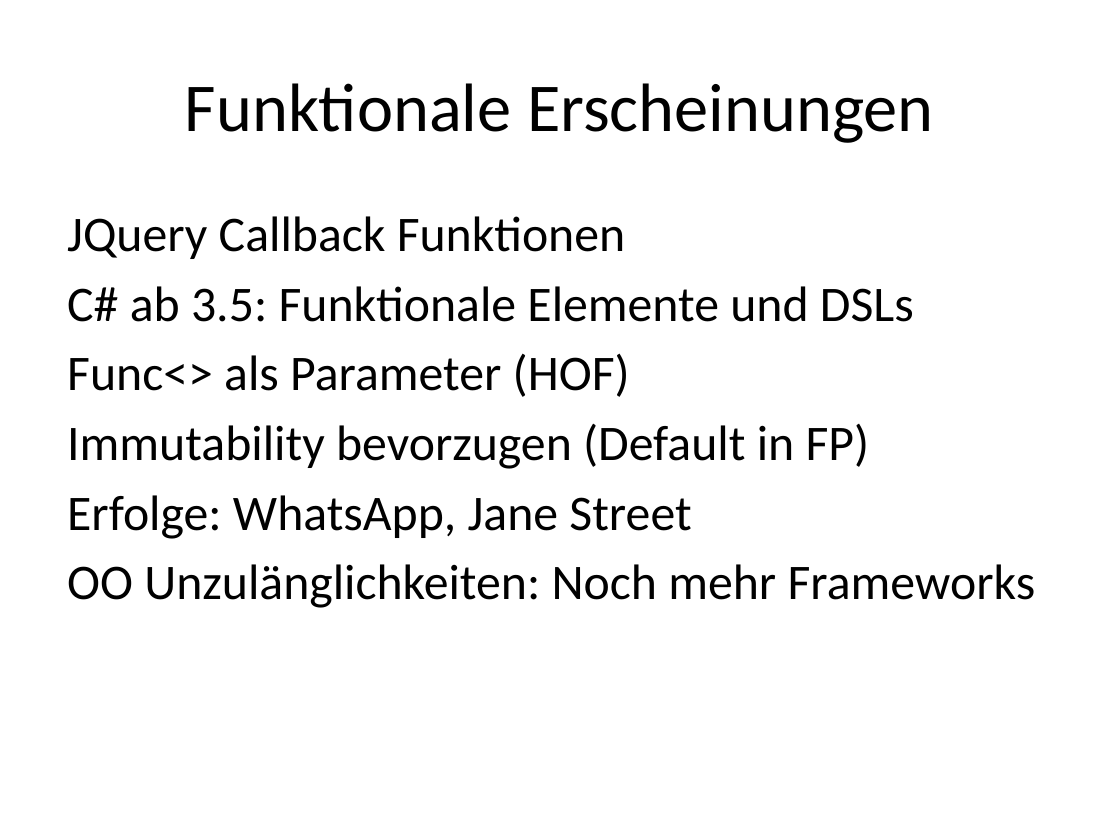
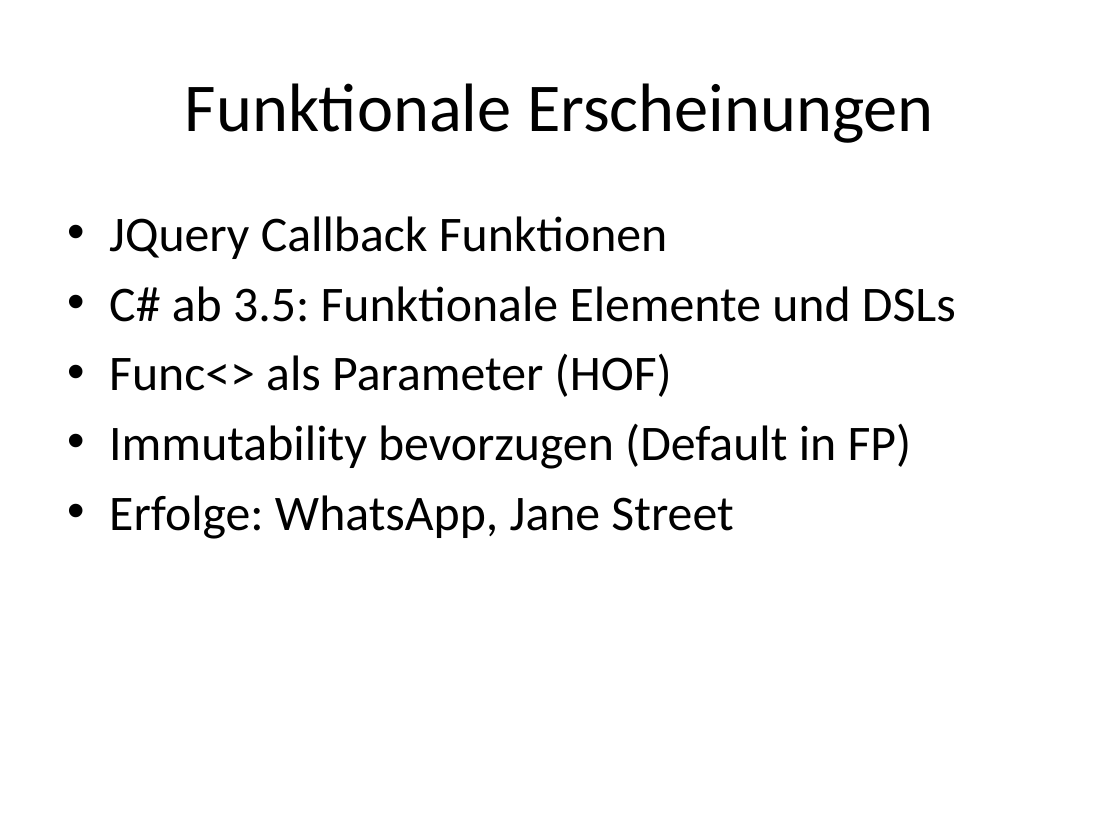
Before and after one commit to ronaldboehm/talks, a slide deck: slide 6 of 20151202/Einführung20151202.pptx. Drawn at 1120x840 pixels with LibreOffice and Linux fonts; fonts in the diff are those of the drawing. Boxes give left, top, right and bottom in pixels: in the first picture for what was removed or moved away, otherwise in the second. Text is boxed around its words. In the diff, an @@ line names an element or a change of style, - is before the commit and + after.

```diff
--- a/20151202/Einführung20151202.pptx
+++ b/20151202/Einführung20151202.pptx
@@ text "JQuery Callback Funktionen" at (109,216,956,539): bullet none to • @@
@@ text at (67,564,1036,608): paragraph removed @@
-OO Unzulänglichkeiten: Noch mehr Frameworks
```
Also in this commit, not shown: 9 other slides changed, 1 slide added.
